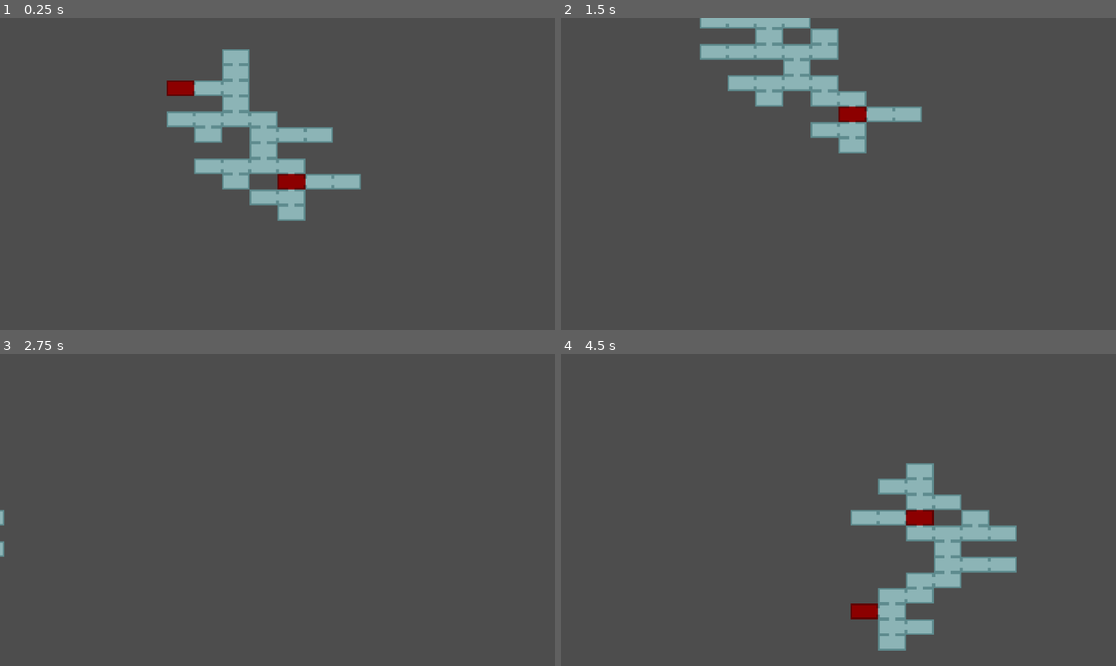
Above: before the commit, frames 1-4 (two rows, left to right).
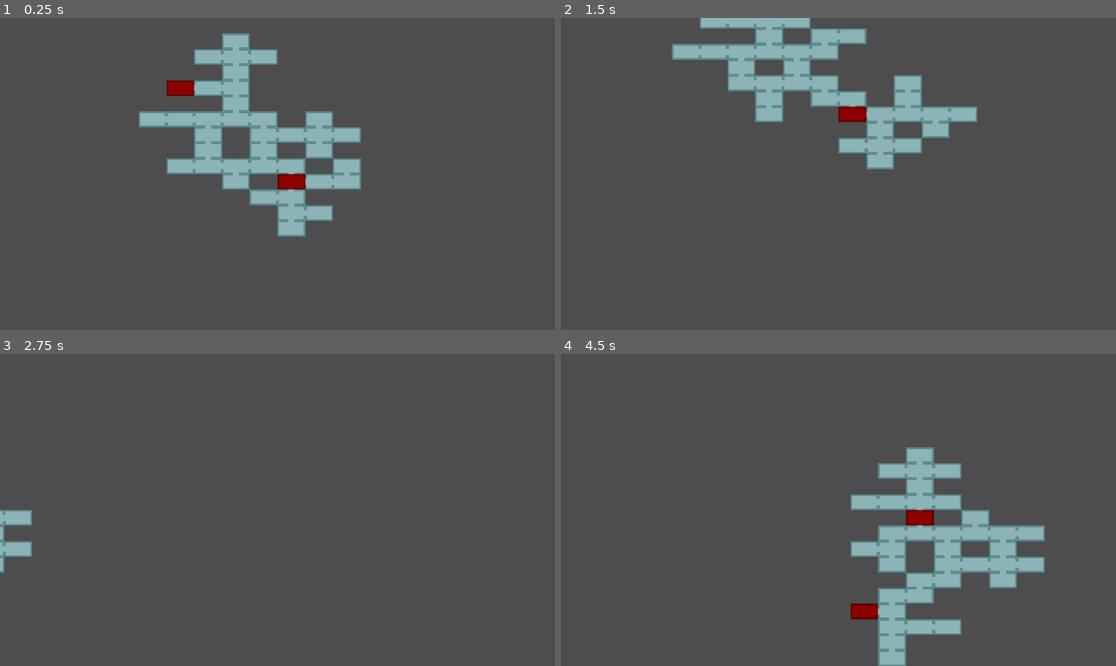
Above: after the commit, the same moments.

Repository: SmXThing/DungeonGame
Game: Godot game, scene res://scenes/test.tscn
Same seed, same stepped clock (60 frames per second), same inputs: the game is played once before the commit and once after it. The project has no main scene, so this scene is started directly.
Inputs:
- Up to frame 1 (0.25 s): no input
- Up to frame 2 (1.5 s): tap Enter (ENTER) at 0.5, 0.6, 1.35 s; hold D (move_right) 0.53-1.28 s; hold S (move_down) from 1.28 s (still down)
- Up to frame 3 (2.75 s): release S (move_down) at 2.03 s; hold D (move_right) from 2.03 s (still down); tap Enter (ENTER) at 2.1 s
- Up to frame 4 (4.5 s): release D (move_right) at 2.78 s; hold W (move_up) 2.78-3.53 s; tap Enter (ENTER) at 2.85, 3.6, 4.35 s; hold A (move_left) from 3.53 s (still down)

The runs differ from the first frame. In frame 1, 3.1% of the frame differs, in the area x 25-66%, y 4-71%; in frame 2, 3.9%; in frame 3, 0.6%; in frame 4, 4.6%, in the area x 52-88%, y 29-100%.

Commit message:
Added classes for items and player

Diff:
--- a/scenes/test.tscn
+++ b/scenes/test.tscn
@@ -4,6 +4,7 @@
 
 [node name="Node2D" type="Node2D"]
 script = ExtResource("1_wen4y")
+depth = 25
 
 [node name="Camera2D" type="Camera2D" parent="."]
 zoom = Vector2(0.05, 0.05)
--- /dev/null
+++ b/scripts/items/accessory.gd
@@ -0,0 +1,22 @@
+extends Equipment
+class_name Accessory
+
+@export var stats: Array[String]
+@export var modifier: int
+
+func get_stat() -> Array[String]:
+	return stats
+
+func get_modifier() -> int:
+	return modifier
+
+func get_info() -> Array:
+	var info: Array = []
+
+	info.append(item_name)
+	info.append(item_description)
+	info.append(sprite)
+	info.append(rarity)
+	info.append(stats)
+	info.append(modifier)
+	return info
--- /dev/null
+++ b/scripts/items/armor.gd
@@ -0,0 +1,17 @@
+extends Equipment
+class_name Armor
+
+@export var defense: int
+
+func get_defense() -> int:
+	return defense
+
+func get_info() -> Array:
+	var info: Array = []
+
+	info.append(item_name)
+	info.append(item_description)
+	info.append(sprite)
+	info.append(rarity)
+	info.append(defense)
+	return info
--- /dev/null
+++ b/scripts/items/equipment.gd
@@ -0,0 +1,16 @@
+extends Item
+class_name Equipment
+
+@export var rarity: String
+
+func get_rarity() -> String:
+	return rarity
+
+func get_info() -> Array:
+	var info: Array = []
+
+	info.append(item_name)
+	info.append(item_description)
+	info.append(sprite)
+	info.append(rarity)
+	return info
--- /dev/null
+++ b/scripts/items/item.gd
@@ -0,0 +1,20 @@
+extends Node2D
+class_name Item
+
+@export var item_name: String
+@export var item_description: String
+@export var sprite: Sprite2D
+
+func get_item_name() -> String:
+	return item_name
+
+func get_desc() -> String:
+	return item_description
+
+func get_info() -> Array:
+	var info: Array = []
+
+	info.append(item_name)
+	info.append(item_description)
+	info.append(sprite)
+	return info
--- /dev/null
+++ b/scripts/items/potion.gd
@@ -0,0 +1,33 @@
+extends Item
+class_name Potion
+
+signal duration_ended
+
+@export var stat_boost: String
+@export var modifier: int
+@export var duration: float
+@export var timer: Timer
+
+func _ready() -> void:
+	timer.wait_time = duration
+
+func get_stat_boost() -> String:
+	return stat_boost
+
+func get_modifier() -> int:
+	return modifier
+
+func _on_timer_timeout() -> void:
+	duration_ended.emit()
+
+func get_info() -> Array:
+	var info: Array = []
+
+	info.append(item_name)
+	info.append(item_description)
+	info.append(sprite)
+	info.append(stat_boost)
+	info.append(modifier)
+	info.append(duration)
+	info.append(timer)
+	return info
--- /dev/null
+++ b/scripts/items/weapon.gd
@@ -0,0 +1,19 @@
+extends Equipment
+class_name Weapon
+
+@export var damage: int
+@export var hitbox: Area2D
+
+func get_damage() -> int:
+	return damage
+
+func get_info() -> Array:
+	var info: Array = []
+
+	info.append(item_name)
+	info.append(item_description)
+	info.append(sprite)
+	info.append(rarity)
+	info.append(damage)
+	info.append(hitbox)
+	return info
--- /dev/null
+++ b/scripts/player/player.gd
@@ -0,0 +1,37 @@
+extends Node2D
+class_name Player
+
+signal player_killed
+
+@export var movement_speed: float
+@export var player_health: int
+@export var player_class: String
+@export var inventory_space: int = 48
+@export var health_bar: TextureProgressBar
+@export var camera: Camera2D
+@export var sprites: AnimatedSprite2D
+
+const sprint_multiplier: float = 1.5
+
+var inventory: Array[Item]
+var accessories: Array[Accessory]
+var held_weapon: Weapon
+var armor: Armor
+
+var status: Array
+
+func _ready() -> void:
+	health_bar.value = player_health
+
+func take_damage(damage: int) -> void:
+	health_bar.value -= damage
+	if health_bar.value < 1:
+		player_killed.emit()
+
+func add_item_to_inventory(item: Item) -> bool:
+	if len(inventory) < inventory_space:
+		inventory.append(item)
+		return true
+	else:
+		print("Limit Reached")
+		return false
--- a/scripts/room_gen.gd
+++ b/scripts/room_gen.gd
@@ -11,20 +11,20 @@
 
 var room_test: PackedScene = preload("res://scenes/TestRoom.tscn")
 
-var map_data: Array = []
-
-var cell_positions: Array = []
-var room_connections: Array = []
-var room_directions: Array = []
-var room_file_paths: Array = []
-
-var blocked_cells: Array = []
+var map_data: Array[Array] = []
+
+var cell_positions: Array[Vector2i] = []
+var room_connections: Array[int] = []
+var room_directions: Array[Array] = []
+var room_file_paths: Array[String] = []
+
+var blocked_cells: Array[Vector2i] = []
 
 var starting_room_cell: Vector2i
 var boss_room_cell: Vector2i
 var max_cells_remaining = depth
 
-const directions: Array = [
+const directions: Array[Vector2i] = [
 	Vector2i.UP,
 	Vector2i.RIGHT,
 	Vector2i.DOWN,
@@ -62,7 +62,7 @@
 		add_room_data(cell)
 		add_data_line(cell_positions[index], room_connections[index], room_directions[index], room_file_paths[index])
 
-		var room_instance = room_test.instantiate()
+		var room_instance: TextureRect = room_test.instantiate()
 		room_instance.global_position = to_actual(cell)
 		room_instance.texture = load(room_file_paths[index])
 
@@ -120,7 +120,6 @@
 				continue
 			else:
 				return false
-
 	return true
 
 func check_adjacent_tiles(cell: Vector2i) -> bool:
@@ -132,8 +131,8 @@
 func check_validity(cell: Vector2i) -> bool:
 	return !check_adjacent_tiles(cell) && !(cell in blocked_cells)
 
-func get_available_cells(cell: Vector2i) -> Array:
-	var cells = []
+func get_available_cells(cell: Vector2i) -> Array[Vector2i]:
+	var cells: Array[Vector2i] = []
 	for dir in directions:
 		if cell + dir not in cell_positions:
 			if check_valid_occupancy(cell + dir, cell, dir):
@@ -142,8 +141,8 @@
 
 func generate_cells(root_cell: Vector2i) -> void:
 	if max_cells_remaining > 0:
-		var valid_cells: Array = get_available_cells(root_cell)
-		var dir_num = randi_range(1, 3)
+		var valid_cells: Array[Vector2i] = get_available_cells(root_cell)
+		var dir_num: int = randi_range(1, 3)
 
 		if len(valid_cells) > 0:
 			if dir_num > len(valid_cells):
@@ -166,7 +165,7 @@
 	'''
 
 	var connections: int = 0
-	var connected_directions: Array = []
+	var connected_directions: Array[Vector2i] = []
 
 	var rotations: int = 0
 	var path: String = "res://rooms/"
Binary file added: aseprite_files/menu_screen.aseprite
Not shown, added: scripts/items/accessory.gd.uid
Not shown, added: scripts/items/armor.gd.uid
Not shown, added: scripts/items/equipment.gd.uid
Not shown, added: scripts/items/item.gd.uid
Not shown, added: scripts/items/potion.gd.uid
Not shown, added: scripts/items/weapon.gd.uid
Not shown, added: scripts/player/player.gd.uid
Not shown, added: sounds/DungeonCrashersMenuTheme.mp3.import
Not shown, added: sounds/DungeonCrashersMenuTheme.mp3
